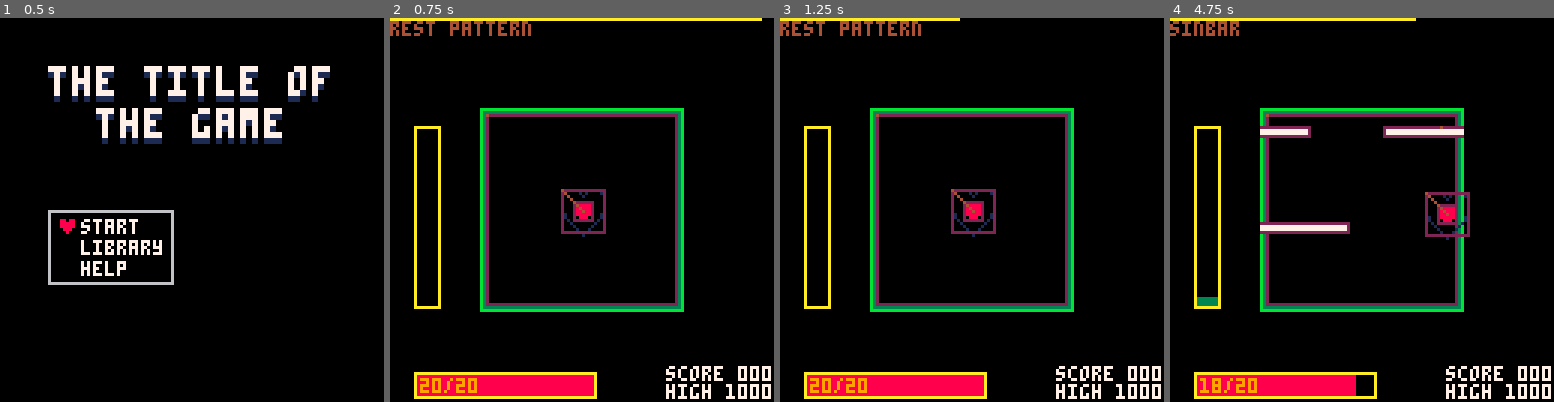
Above: before the commit, frames 1-4 (left to right).
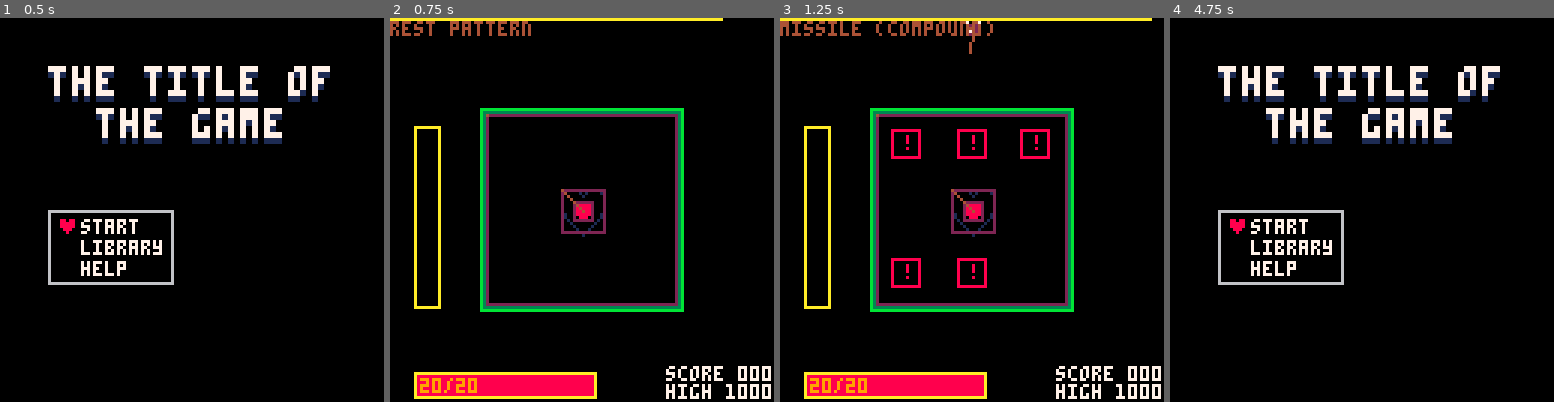
Above: after the commit, the same moments.

Repository: GiovanH/Pico8_Dev
Game: PICO-8 cartridge undertale.p8
The game is run twice, just before and just after one commit, with the same random seed, the same clock (stepped at 60 frames per second) and the same inputs.
Inputs:
- Up to frame 1 (0.5 s): tap X (X key) at 0.33 s
- Up to frame 2 (0.75 s): tap O (Z key) at 0.7 s
- Up to frame 3 (1.25 s): tap X (X key) at 1.07 s
- Up to frame 4 (4.75 s): hold Right 1.6-2.1 s; tap O (Z key) every 0.4 s from 1.7 to 4.5 s; tap X (X key) at 1.85, 2.97, 4.08 s; hold Up 2.15-2.42 s; hold Right 2.47-3.03 s; hold Left 3.08-3.58 s; hold Down 3.63-3.97 s; hold Right 4.02-4.68 s; hold Up from 4.73 s (still down)

Frame 1 is identical in both runs. In frame 2, less than 0.1% of the frame differs, in the area x 86-97%, y 0-1%; in frame 3, 2.4%; in frame 4, 18%, in the area x 0-100%, y 0-100%.

Commit message:
Spreadthrow, rotation

Diff:
--- a/undertale.p8
+++ b/undertale.p8
@@ -223,16 +223,18 @@
  local ratio2 = ratio1 * (1.29289 - (ax + ay) * ratio1 * 0.29289)
  return self:dotp(ratio2, ratio2)
 end
+function vec:rotate(theta)
+ return vec(
+  cos(theta)*self.x-sin(theta)*self.y,
+  sin(theta)*self.x+cos(theta)*self.y
+ )
+end
 
 -- Draw the vector connecting the points in path
 function draw_beam(path, origin, theta, color)
  local prev = nil
  for i, v in ipairs(path) do
-  local x, y = v:unpack()
-  local thisv = origin + vec(
-   cos(theta)*x-sin(theta)*y,
-   sin(theta)*x+cos(theta)*y
-  )
+  local thisv = origin + v:rotate(theta)
   if prev then
    line(mrconcatu(thisv, mrconcatu(prev, color)))
   end
@@ -911,35 +913,16 @@
  anim = {016, 017, 018, 019},
  frame_len = 4,
  dmg = 1,
- size = vec(5, 5),
- hbox_offset = vec(1, 0),
- anchor = vec(0),
+ size = vec(6),
+ bsize = vec(4),
  vel = vec(0, 0.3)
 }
-function b_fall:update()
- t_bullet.update(self)
-
- if self._findex == 1 then
-  self.hbox_offset = vec(1, 0)
-  self.bsize = vec(4, 6)
- elseif self._findex == 3 then
-  self.hbox_offset = vec(0, 1)
-  self.bsize = vec(6, 4)
- end
-
- if not self.hbox:overlaps(box_screen) then
-  self:destroy()
- end
-end
 
 local b_mine = t_bullet:extend{
  ttl = 800,
  anim = {001},
  dmg = 1,
- size = vec(4),
- -- anchor = vec(-2),
- -- hbox_offset = vec(-2),
- vel = vec(0, 0)
+ size = vec(4)
 }
 
 local b_meteorexp = t_bullet:extend{
@@ -969,7 +952,8 @@
  frame_len = 4,
  dmg = 1,
  size = vec(6),
- bsize = vec(4)
+ bsize = vec(4),
+ angle_offset = nil
 }
 function b_thrown:init(pos, delay)
  t_bullet.init(self, pos)
@@ -979,6 +963,9 @@
  local arena = self.stage.arena
  yieldn(self.delay)
  self.vel = self.stage.o_soul.pos:__sub(self.pos):norm()
+ if self.angle_offset then
+  self.vel = self.vel:rotate(self.angle_offset)
+ end
 end
 
 local b_missile = t_bullet:extend{
@@ -1037,7 +1024,7 @@
 
 local pat_rest = t_pattern:extend{
  name = "rest pattern",
- lifespan = 60
+ lifespan = 15
 }
 
 local t_pattern_compound = t_pattern:extend{
@@ -1205,6 +1192,27 @@
  end
 end
 
+local pat_spreadthrow = t_pattern:extend{
+ name = "spreadthrow",
+ dmg = b_thrown.dmg .. '/ea',
+ lifespan = 5 * 60
+}
+function pat_spreadthrow:coupdate()
+ local arena = self.stage.arena
+ while true do
+  local pos = vec(
+   rndr(arena.hbox.x0, arena.hbox.x1-4),
+   arena.hbox.y0-8
+  )
+  for angle_offset in all{-0.05, 0, 0.05} do
+   local b = b_thrown(pos, 30)
+   b.angle_offset = angle_offset
+   self:addchild(b)
+  end
+  yieldn(50)
+ end
+end
+
 local pat_miner = t_pattern:extend{
  name = "miner",
  lifespan = 6 * 60,
@@ -1313,16 +1321,24 @@
  subpatterns = {pat_miner, pat_rain_red}
 }
 
+local pat_comp_spread = t_pattern_compound:extend{
+ name = "spread (compound)",
+ subpatterns = {pat_spreadthrow, pat_redbar}
+}
+
 -- local pat_comp_bars = t_pattern_compound:extend{
 --  name = "bars (compound)",
 --  subpatterns = {pat_bluebar, pat_gapbar}
 -- }
 
 local lib_patterns = {
+ pat_missile,
+ -- pat_comp_spread,
+ pat_spreadthrow,
  pat_gapbar,
  -- pat_comp_bars,
- -- pat_bluebar,
- pat_redbar,
+ -- pat_bluesbar,
+ -- pat_redbar,
  pat_comp_rain,
  pat_sinbar,
  pat_meteor,
@@ -1354,7 +1370,8 @@
 local t_arena = mob:extend{
  cur_pattern = nil,
  z = -1,
- onlypattern = nil
+ onlypattern = nil,
+ patternbag = {}
 }
 function t_arena:update()
  -- move arena with p2
@@ -1401,7 +1418,11 @@
  -- Add new pattern to stage
  -- Set cur_pattern to new pattern
  -- Wait for cur_pattern to die
- local pat = self.onlypattern or rndc(lib_patterns)
+ if #self.patternbag < 1 then
+  self.patternbag = {unpack(lib_patterns), unpack(lib_patterns)}
+  shuffle_table(self.patternbag)
+ end
+ local pat = self.onlypattern or rndc(self.patternbag)
  self.cur_pattern = self.stage:add(pat(self))
 end
 function t_arena:draw()
